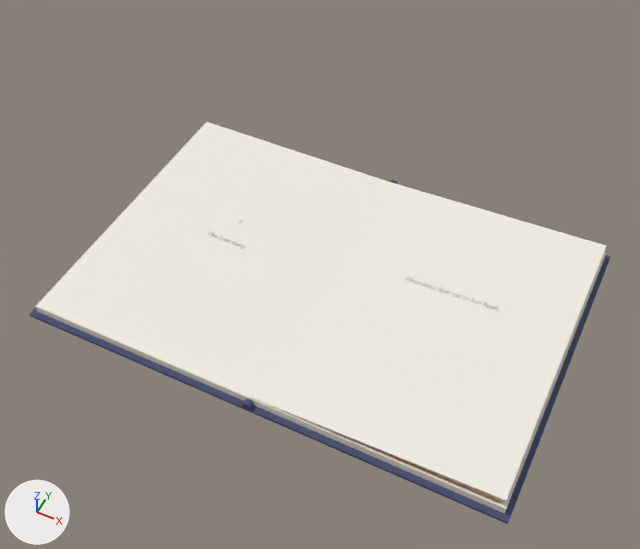
Renders of the glTF model live/mali-s05/spread.glb from each side of a commit.
Rendered twice from a 50 mm lens placed at (1.08, -2.23, 2.8), pointed at (0.03, -0.15, 0.19). Every picture has the same lights, and +X, +Y and +Z are marked at lower left. The first picture is the older version. Where no turn or scale is listed for an object, it has been applied to the vertices.

The older version as bpy lines, for what is in view:
```python
me_block_1 = bpy.data.meshes.new('block-1')
me_block_1.from_pydata(...)  # a box spanning x -1.008..0.0, y -0.67..0.67, z -0.035..0.0
me_block_1.materials.append(mat_page_edges)  # white #ece6d7
me_cover1 = bpy.data.meshes.new('cover1')
me_cover1.from_pydata(...)  # a box spanning x 0.0..1.03, y -0.697..0.697, z -0.047..-0.035
me_cover1.materials.append(mat_cloth)  # dark blue #454b6f
me_cover_1 = bpy.data.meshes.new('cover-1')
me_cover_1.from_pydata(...)  # a box spanning x -1.03..0.0, y -0.697..0.697, z -0.047..-0.035
me_cover_1.materials.append(mat_cloth)  # dark blue #454b6f
ob_block_1 = bpy.data.objects.new('block-1', me_block_1)
ob_block_1.location = (0.0, 0.0, 0.0)
ob_cover1 = bpy.data.objects.new('cover1', me_cover1)
ob_cover1.location = (0.0, 0.0, 0.0)
ob_cover_1 = bpy.data.objects.new('cover-1', me_cover_1)
ob_cover_1.location = (0.0, 0.0, 0.0)
# also in view: 'page-right' at (0.5, 0.0, 0.0); 'page-prev' at (-0.5, 0.0, 0.0); 'block1' at (0.5, 0.0, -0.02); 'leaf-page' at (0.5, 0.0, 0.02)
```
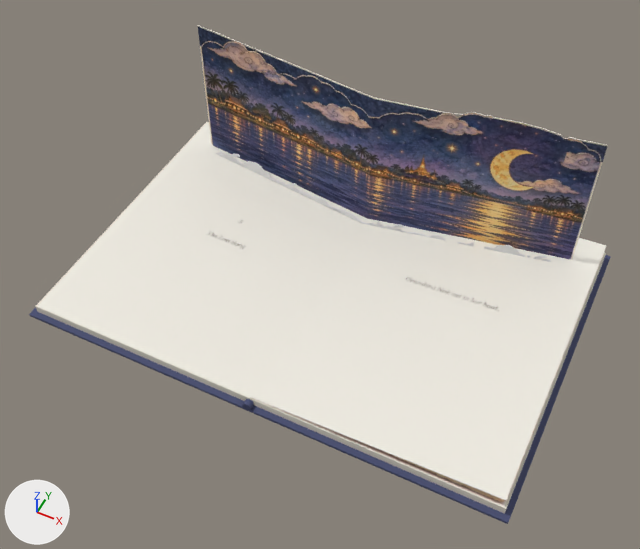
The change in detail:
Picture 'card-atlas2' (img_card_atlas2) is new.
Material 'card-atlas0' (mat_card_atlas0) is new.
Uses the picture img_card_atlas2.
Mesh me_paper_static1 is new.
It has 478 vertices, 948 faces and spans x -0.84..0.84, y 0.36..0.48, z 0.0..0.08.
It uses material mat_back_mali_spirit_house (its picture is missing).
Mesh me_paper_static0 is new.
It has 78 vertices, 148 faces and spans x -0.89..0.89, y 0.4..0.53, z 0.0..0.69.
It uses material mat_card_atlas0.
Object 'paper-static1' (ob_paper_static1) is new; it shows me_paper_static1.
Its location is (0.0, 0.0, 0.0).
Object 'paper-static0' (ob_paper_static0) is new; it shows me_paper_static0.
Its location is (0.0, 0.0, 0.0).

Boxes [x1, y1, x2, y2] around the edits, measured in the pictures (640 x 549 px):
'paper-static0', added
    after: [198, 25, 608, 260]
'paper-static1', added
    after: [215, 150, 551, 262]
